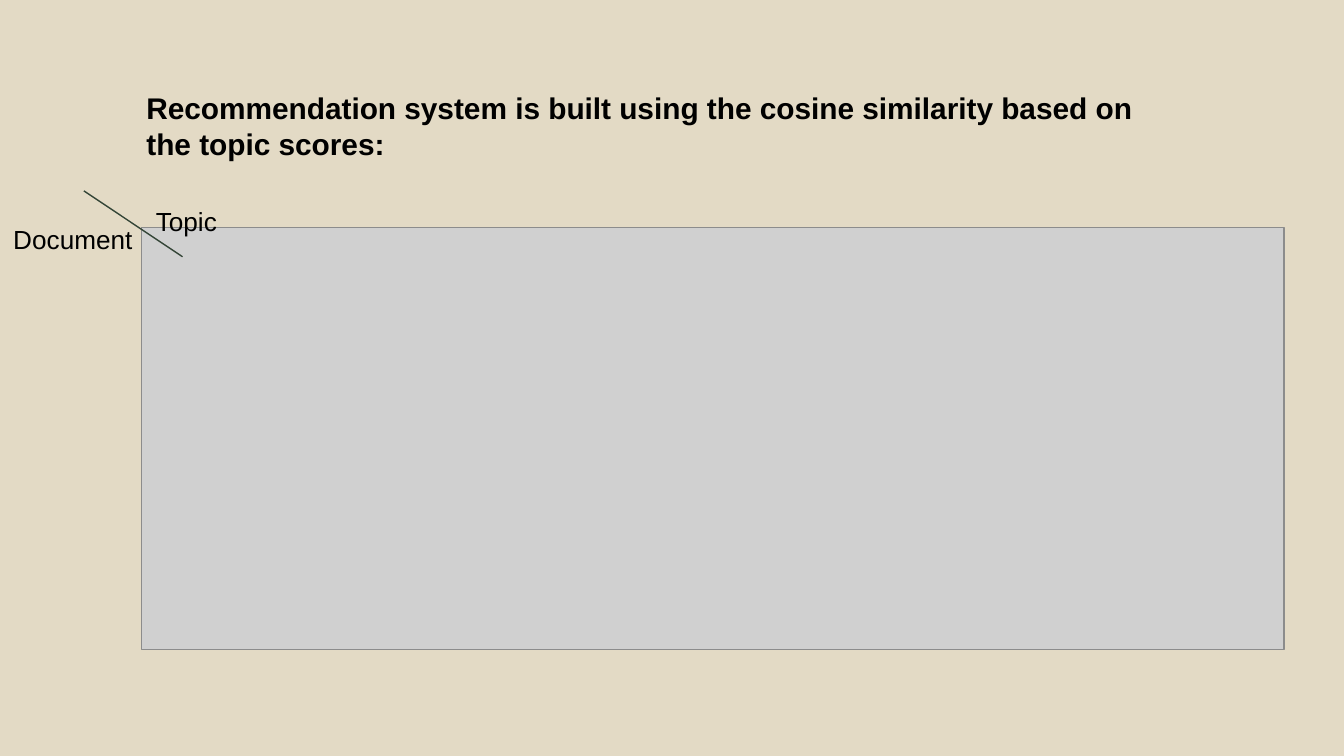
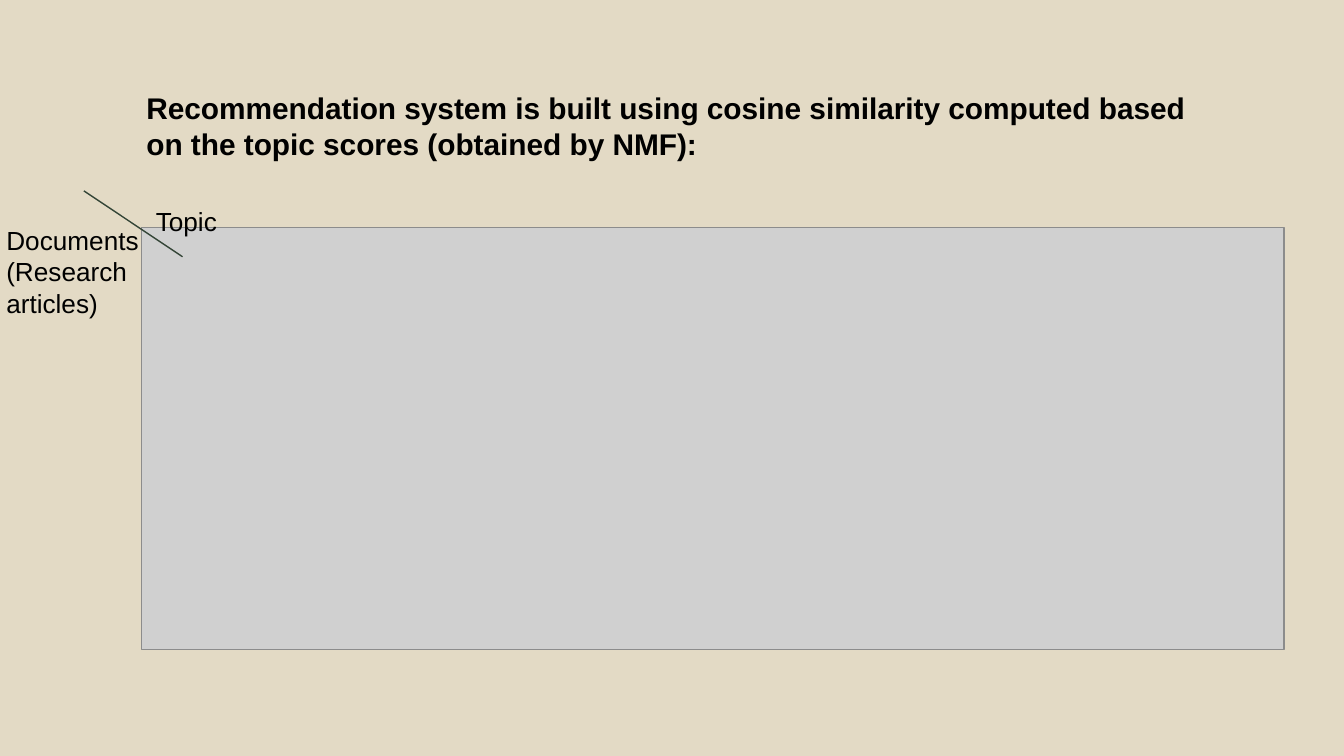
Before and after one commit to suz2/MetisNLP, a slide deck: slide 5 of ResearchArticleRecommendation.pptx. Drawn at 1344x756 pixels with LibreOffice and Linux fonts; fonts in the diff are those of the drawing; grey boxes stand for pictures; background and template pictures are left out. Boxes give left, top, right and bottom in pixels: in the first picture for what was removed or moved away, otherwise in the second. Text is boxed around its words. In the diff, an @@ line names an element or a change of style, - is before the commit and + after.

```diff
--- a/ResearchArticleRecommendation.pptx
+++ b/ResearchArticleRecommendation.pptx
@@ text at [146, 97, 1185, 160]: text changed @@
-Recommendation system is built using the cosine similarity based on the topic scores:
+Recommendation system is built using cosine similarity computed based on the topic scores (obtained by NMF):
@@ text at [6, 232, 138, 319]: text changed @@
-Document
+Documents(Research articles)
```
Also in this commit, not shown: 4 other slides changed.
